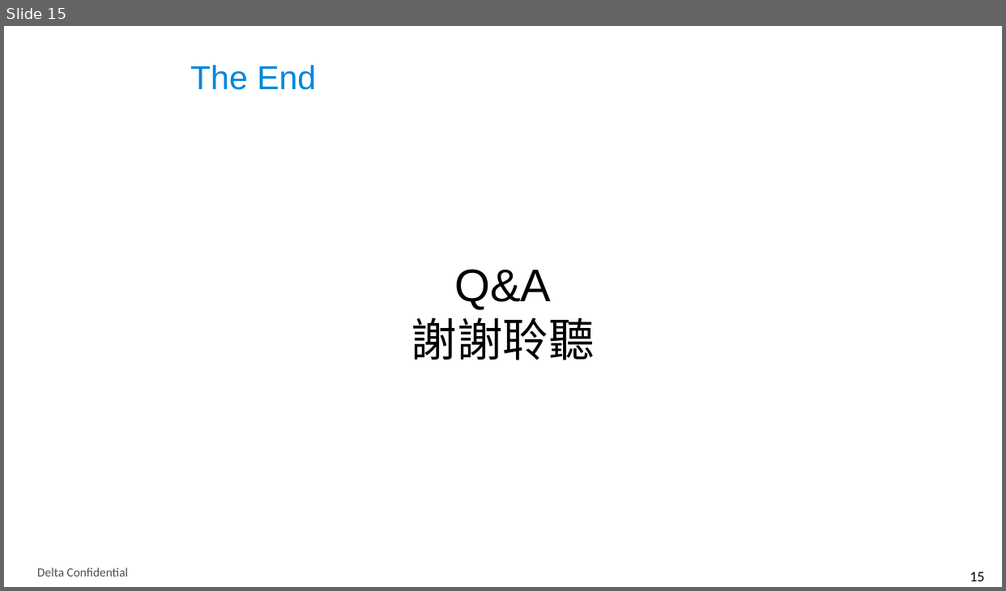
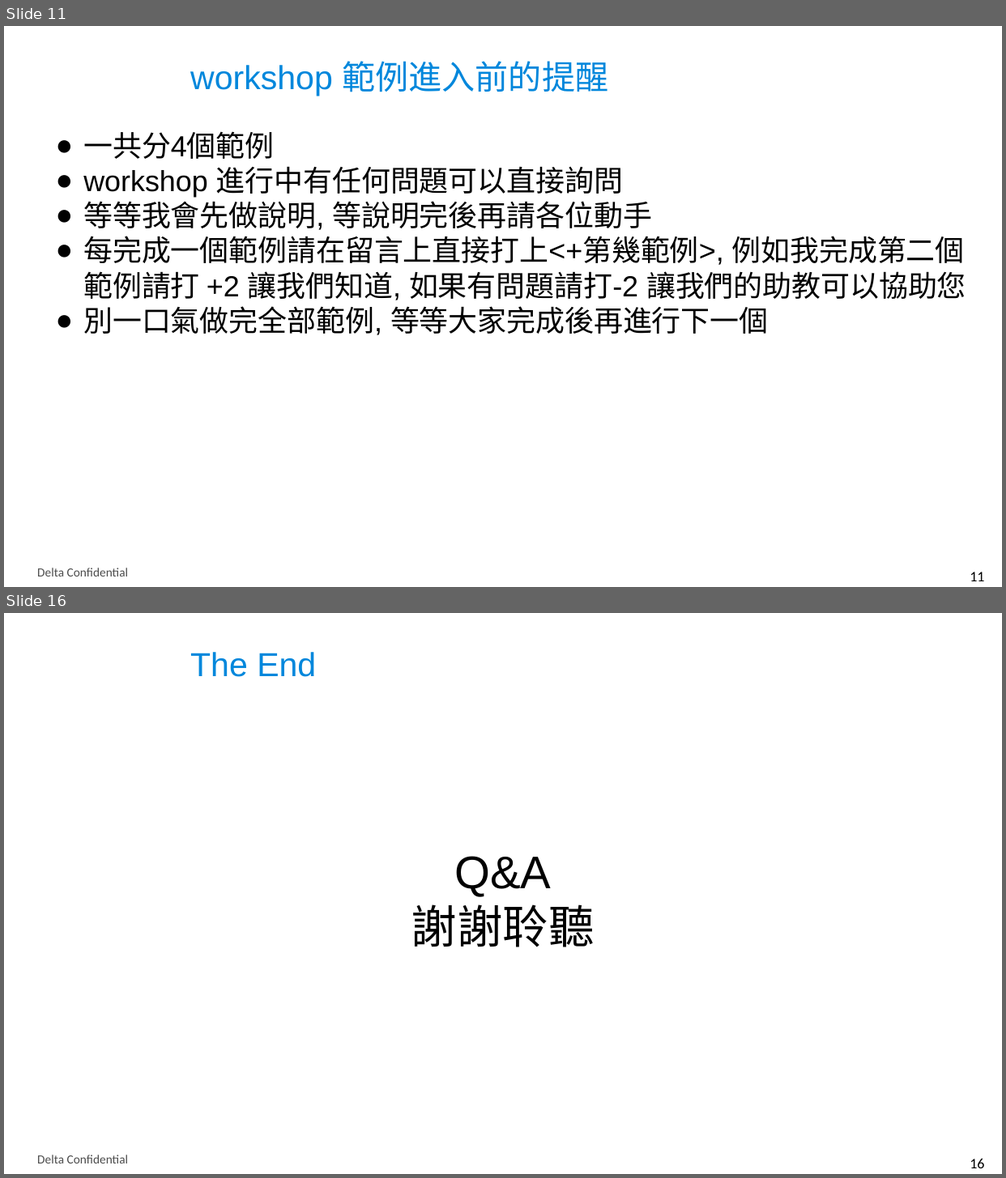
Before and after one commit to thiefjim/deltawwK8sExerciseWorkshop, a slide deck: K8s Exercise workshop.pptx. Shown one above the other, each under a label of ours: slide 15 before the commit, slides 11 and 16 after it; the slides between them are not shown. The pictures are 1006x591 and 1006x1178 pixels, drawn with LibreOffice and Linux fonts; fonts in the diff are those of the drawing; background and template pictures are left out. Boxes give left, top, right and bottom in pixels: in the first picture for what was removed or moved away, otherwise in the second. Text is boxed around its words. In the diff, an @@ line names an element or a change of style, - is before the commit and + after.

```diff
--- a/K8s Exercise workshop.pptx
+++ b/K8s Exercise workshop.pptx
@@ slide 11 added at (x1=4, y1=26, x2=1002, y2=587), background #FFFFFF; not listed: 2 template elements that a slide beside it also shows @@
@@ title added at (x1=190, y1=61, x2=609, y2=96), 32 pt, text #0087DC @@
+workshop 範例進入前的提醒
@@ text added at (x1=83, y1=131, x2=966, y2=335), 28 pt, text #000000 @@
+● 一共分4個範例
+● workshop 進行中有任何問題可以直接詢問
+● 等等我會先做說明, 等說明完後再請各位動手
+● 每完成一個範例請在留言上直接打上<+第幾範例>, 例如我完成第二個範例請打 +2 讓我們知道, 如果有問題請打-2 讓我們的助教可以協助您
+● 別一口氣做完全部範例, 等等大家完成後再進行下一個
@@ what was slide 15 is now slide 16 @@
@@ page number at (x1=970, y1=1159, x2=984, y2=1169): text changed @@
-15
+16
```
Also in this commit, not shown: 5 slides changed, 1 other file.
